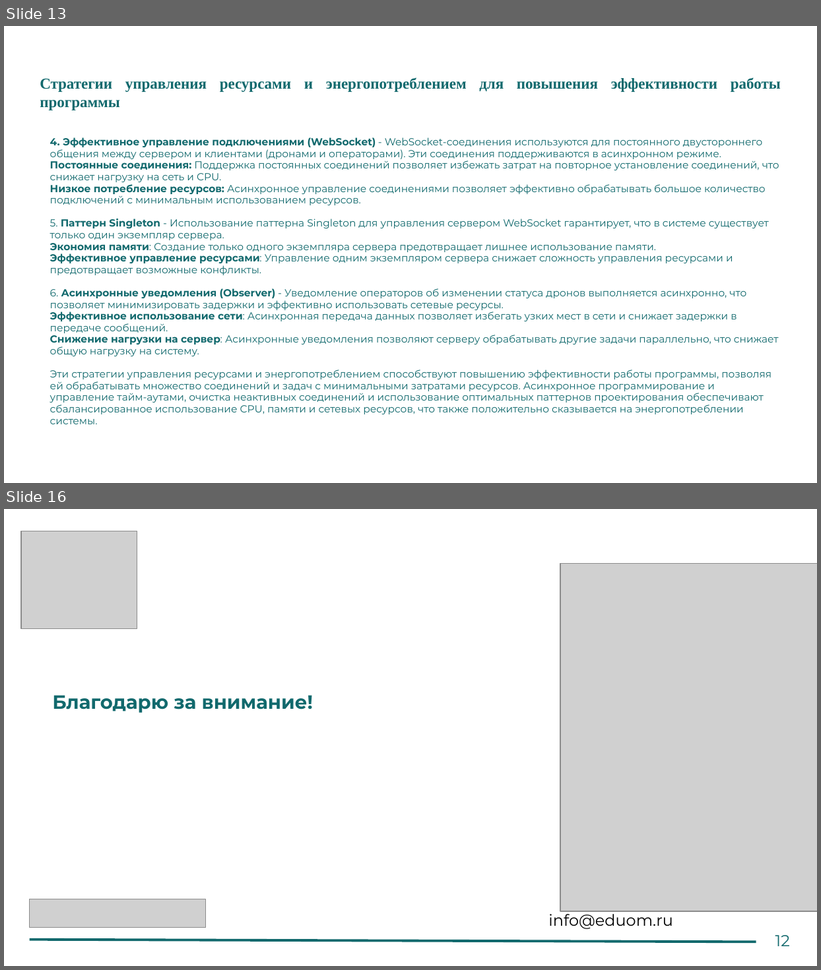
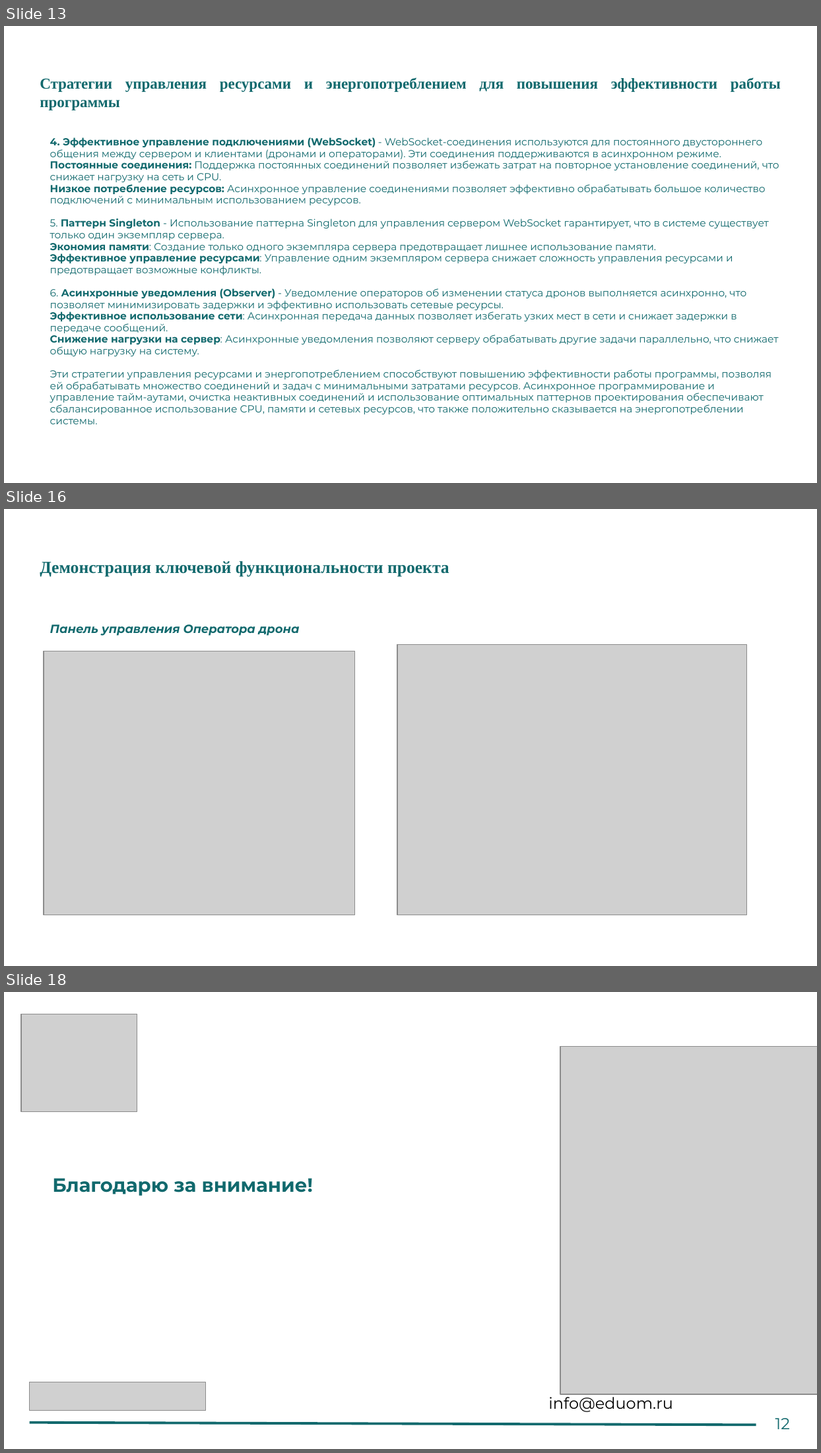
Before and after one commit to White2e/BPLAFinalCert, a slide deck: Python_разработка_для_БПЛА_паттерны_проектирования,_API_интерфейсы+(6).pptx. Shown one above the other, each under a label of ours: slides 13 and 16 before the commit, slides 13, 16 and 18 after it; the slides between them are not shown. The pictures are 821x970 and 821x1453 pixels, drawn with LibreOffice and Linux fonts; fonts in the diff are those of the drawing; grey boxes stand for pictures. Boxes give left, top, right and bottom in pixels: in the first picture for what was removed or moved away, otherwise in the second. Text is boxed around its words. In the diff, an @@ line names an element or a change of style, - is before the commit and + after.

```diff
--- a/Python_разработка_для_БПЛА_паттерны_проектирования,_API_интерфейсы+(6).pptx
+++ b/Python_разработка_для_БПЛА_паттерны_проектирования,_API_интерфейсы+(6).pptx
@@ slide 16 added at (x1=4, y1=509, x2=817, y2=966), background #FFFFFF @@
@@ title added at (x1=40, y1=561, x2=450, y2=577), 15 pt, text #11696D, bold @@
+Демонстрация ключевой функциональности проекта
@@ text added at (x1=50, y1=625, x2=300, y2=636), 10.5 pt, text #11696D, bold, italic @@
+Панель управления Оператора дрона
@@ picture added at (x1=397, y1=645, x2=747, y2=916) @@
@@ picture added at (x1=44, y1=652, x2=355, y2=916) @@
@@ what was slide 16 is now slide 18 @@
```
Also in this commit, not shown: 2 slides changed, 1 other slide added, 1 other file.
